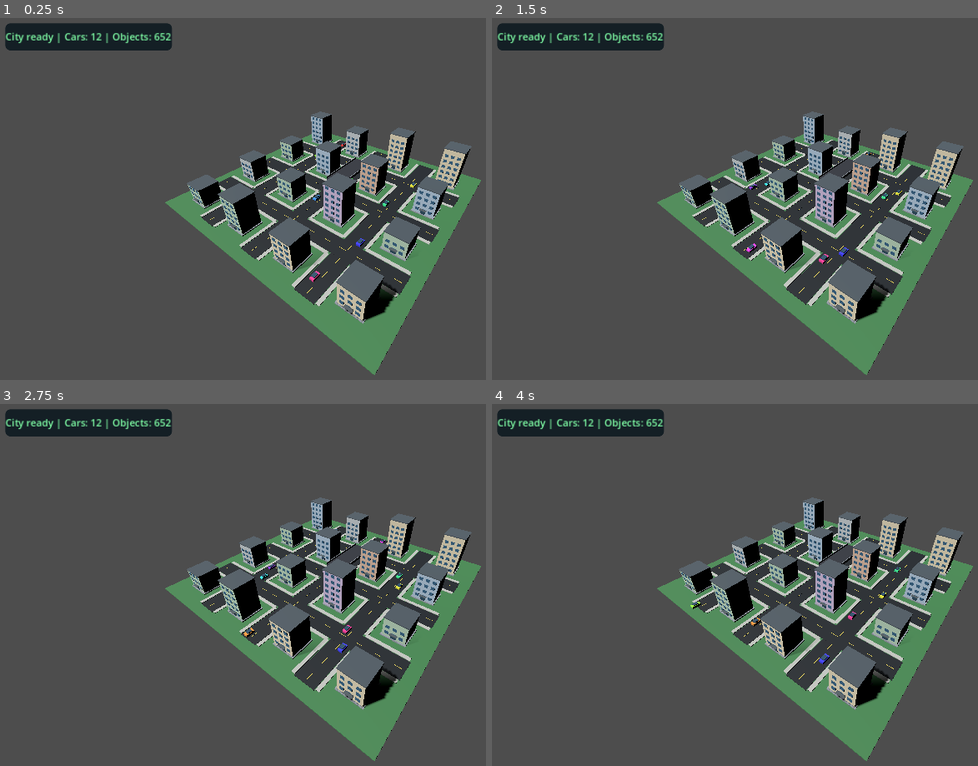
Above: before the commit, frames 1-4 (two rows, left to right).
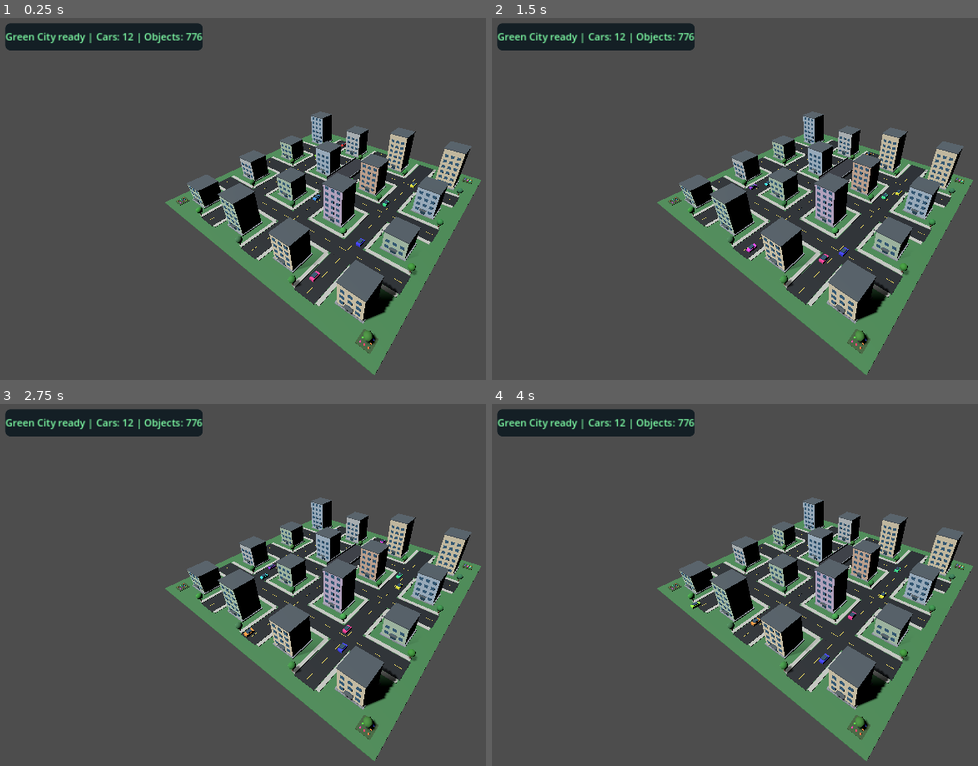
Above: after the commit, the same moments.

Repository: nektarinka999-boop/Traffic-City-3D.
Game: Godot game, scene res://main.tscn
Same seed, same stepped clock (60 frames per second), same inputs: the game is played once before the commit and once after it.
Inputs:
- Up to frame 1 (0.25 s): no input
- Up to frame 2 (1.5 s): tap Enter at 0.5 s
- Up to frame 3 (2.75 s): tap Space at 2 s
- Up to frame 4 (4 s): no input

The runs differ from the first frame. In frame 1, 1.5% of the frame differs, in the area x 1-98%, y 1-93%; in frame 2, 1.5%; in frame 3, 1.5%; in frame 4, 1.5%.

Commit message:
Update city.gd

Diff:
--- a/city.gd
+++ b/city.gd
@@ -2,7 +2,7 @@
 extends Node3D
 
 # TRAFFIC CITY 3D
-# Version 0.3 - Beautiful City
+# Version 0.4 - Green City
 # Godot 4.3 / Android
 
 var cars: Array[Node3D] = []
@@ -33,7 +33,6 @@
 
 func _ready() -> void:
 	rng.seed = 2026
-
 	create_debug_indicator()
 	call_deferred("start_city")
 
@@ -45,7 +44,7 @@
 
 	var panel := PanelContainer.new()
 	panel.position = Vector2(15, 15)
-	panel.custom_minimum_size = Vector2(320, 52)
+	panel.custom_minimum_size = Vector2(360, 52)
 	layer.add_child(panel)
 
 	var style := StyleBoxFlat.new()
@@ -88,13 +87,19 @@
 	update_status("Creating bridge...")
 	create_bridge()
 
+	update_status("Creating green areas...")
+	create_green_areas()
+
+	update_status("Creating street lights...")
+	create_street_lights()
+
 	update_status("Creating cars...")
 	create_cars()
 
 	city_ready = true
 
 	update_status(
-		"City ready | Cars: "
+		"Green City ready | Cars: "
 		+ str(cars.size())
 		+ " | Objects: "
 		+ str(created_objects)
@@ -129,6 +134,69 @@
 	return node
 
 
+func make_cylinder(
+	pos: Vector3,
+	radius: float,
+	height: float,
+	color: Color,
+	parent: Node3D = null
+) -> MeshInstance3D:
+	var node := MeshInstance3D.new()
+
+	var mesh := CylinderMesh.new()
+	mesh.top_radius = radius
+	mesh.bottom_radius = radius
+	mesh.height = height
+	mesh.radial_segments = 8
+
+	node.mesh = mesh
+	node.position = pos
+
+	var material := StandardMaterial3D.new()
+	material.albedo_color = color
+	material.roughness = 0.85
+	node.material_override = material
+
+	if parent == null:
+		add_child(node)
+	else:
+		parent.add_child(node)
+
+	created_objects += 1
+	return node
+
+
+func make_sphere(
+	pos: Vector3,
+	radius: float,
+	color: Color,
+	parent: Node3D = null
+) -> MeshInstance3D:
+	var node := MeshInstance3D.new()
+
+	var mesh := SphereMesh.new()
+	mesh.radius = radius
+	mesh.height = radius * 2.0
+	mesh.radial_segments = 8
+	mesh.rings = 4
+
+	node.mesh = mesh
+	node.position = pos
+
+	var material := StandardMaterial3D.new()
+	material.albedo_color = color
+	material.roughness = 0.9
+	node.material_override = material
+
+	if parent == null:
+		add_child(node)
+	else:
+		parent.add_child(node)
+
+	created_objects += 1
+	return node
+
+
 func create_ground() -> void:
 	make_box(
 		Vector3(0, -0.2, 0),
@@ -151,9 +219,6 @@
 			Vector3(110, 0.1, 9),
 			asphalt
 		)
-
-	# Sidewalks: short segments between intersections.
-	# This avoids covering the asphalt.
 
 	var sidewalk_positions := [
 		-45.0, -15.0, 15.0, 45.0
@@ -177,7 +242,6 @@
 					sidewalk
 				)
 
-	# Yellow road markings
 	for x in [-30.0, 0.0, 30.0]:
 		for z in range(-52, 53, 8):
 			make_box(
@@ -190,7 +254,7 @@
 		for x in range(-52, 53, 8):
 			make_box(
 				Vector3(float(x), 0.13, z),
-				Vector3(3.0, 0.02, 0.18),
+				Vector3(3, 0.02, 0.18),
 				marking
 			)
 
@@ -223,7 +287,6 @@
 	building.position = pos
 	add_child(building)
 
-	# Foundation
 	make_box(
 		Vector3(0, 0.25, 0),
 		Vector3(11.0, 0.5, 11.0),
@@ -231,7 +294,6 @@
 		building
 	)
 
-	# Main building
 	make_box(
 		Vector3(0, height / 2.0 + 0.5, 0),
 		Vector3(10.0, height, 10.0),
@@ -239,7 +301,6 @@
 		building
 	)
 
-	# Roof
 	make_box(
 		Vector3(0, height + 0.7, 0),
 		Vector3(10.5, 0.4, 10.5),
@@ -247,7 +308,6 @@
 		building
 	)
 
-	# Entrance
 	make_box(
 		Vector3(0, 1.65, 5.06),
 		Vector3(2.3, 2.5, 0.12),
@@ -255,7 +315,6 @@
 		building
 	)
 
-	# Entrance canopy
 	make_box(
 		Vector3(0, 3.0, 5.6),
 		Vector3(3.2, 0.18, 1.3),
@@ -263,7 +322,6 @@
 		building
 	)
 
-	# Windows - front and back
 	var floor_count := int(height / 3.0)
 
 	for floor_index in range(floor_count):
@@ -323,6 +381,129 @@
 		)
 
 
+func create_green_areas() -> void:
+	# 16 trees, placed near building corners.
+	# Avoid roads and sidewalks.
+
+	for x in [-45.0, -15.0, 15.0, 45.0]:
+		for z in [-45.0, -15.0, 15.0, 45.0]:
+			create_tree(
+				Vector3(x + 9.0, 0, z + 9.0)
+			)
+
+	# Four small flower beds in the outer corners.
+	for x in [-54.0, 54.0]:
+		for z in [-54.0, 54.0]:
+			create_flower_bed(Vector3(x, 0, z))
+
+
+func create_tree(pos: Vector3) -> void:
+	var tree := Node3D.new()
+	tree.position = pos
+	add_child(tree)
+
+	var trunk_color := Color(
+		0.37, 0.25, 0.16
+	)
+
+	var leaf_color := Color(
+		rng.randf_range(0.16, 0.24),
+		rng.randf_range(0.43, 0.59),
+		rng.randf_range(0.18, 0.29)
+	)
+
+	make_cylinder(
+		Vector3(0, 1.2, 0),
+		0.28,
+		2.4,
+		trunk_color,
+		tree
+	)
+
+	make_sphere(
+		Vector3(0, 3.25, 0),
+		1.45,
+		leaf_color,
+		tree
+	)
+
+	make_sphere(
+		Vector3(-0.65, 2.9, 0),
+		0.85,
+		leaf_color,
+		tree
+	)
+
+
+func create_flower_bed(pos: Vector3) -> void:
+	var bed := Node3D.new()
+	bed.position = pos
+	add_child(bed)
+
+	make_box(
+		Vector3(0, 0.08, 0),
+		Vector3(5.0, 0.16, 5.0),
+		Color(0.22, 0.35, 0.20),
+		bed
+	)
+
+	for x in [-1.4, 0.0, 1.4]:
+		for z in [-1.4, 0.0, 1.4]:
+			var flower_color := Color.from_hsv(
+				rng.randf(),
+				0.75,
+				0.95
+			)
+
+			make_sphere(
+				Vector3(x, 0.35, z),
+				0.32,
+				flower_color,
+				bed
+			)
+
+
+func create_street_lights() -> void:
+	# 12 street lights total.
+	for x in [-30.0, 0.0, 30.0]:
+		for z in [-45.0, -15.0, 15.0, 45.0]:
+			create_street_light(
+				Vector3(x + 7.0, 0, z)
+			)
+
+
+func create_street_light(pos: Vector3) -> void:
+	var lamp := Node3D.new()
+	lamp.position = pos
+	add_child(lamp)
+
+	var metal := Color(
+		0.22, 0.25, 0.28
+	)
+
+	make_cylinder(
+		Vector3(0, 2.4, 0),
+		0.10,
+		4.8,
+		metal,
+		lamp
+	)
+
+	make_box(
+		Vector3(0.5, 4.75, 0),
+		Vector3(1.0, 0.12, 0.12),
+		metal,
+		lamp
+	)
+
+	make_box(
+		Vector3(0.9, 4.65, 0),
+		Vector3(0.55, 0.12, 0.45),
+		Color(1.0, 0.92, 0.68),
+		lamp
+	)
+
+
 func create_cars() -> void:
 	for i in range(12):
 		var car := Node3D.new()
